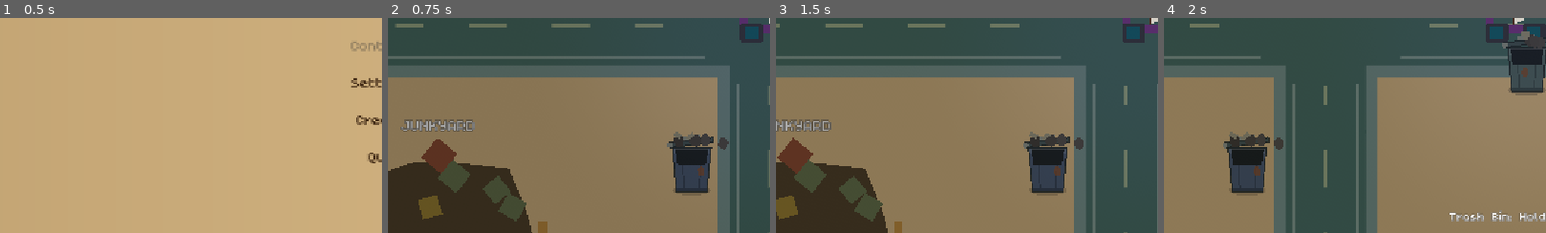
Above: before the commit, frames 1-4 (left to right).
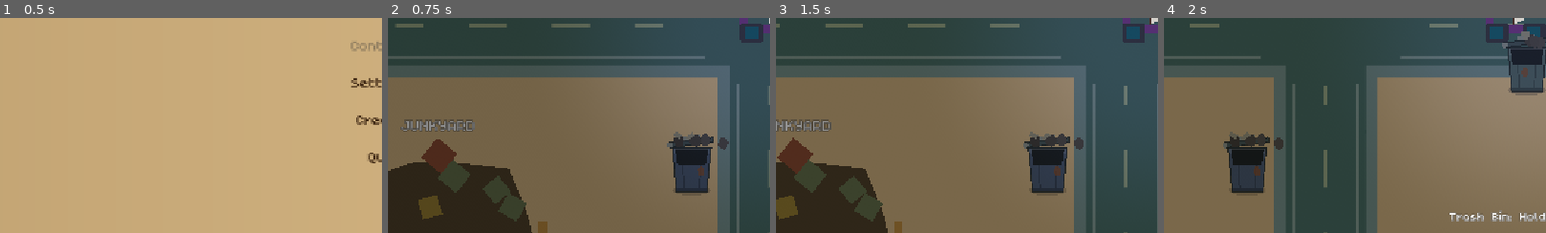
Above: after the commit, the same moments.

Repository: davidkovacwebdev/junkyard-drag-racing
Game: Godot game, scene res://scenes/menu/main_menu.tscn
Two runs of this game, one before a commit and one after it. Both use one fixed random seed, a clock stepped at 60 frames per second and the inputs below.
Inputs (mouse positions are % of the whole screen's width and height, from its top left):
- Up to frame 1 (0.5 s): no input
- Up to frame 2 (0.75 s): click "New Game" at 0.5 s
- Up to frame 3 (1.5 s): tap Enter (ui_accept) at 1.25 s; move the mouse to (72, 45) at 1.27 s; hold Right (ui_right) from 1.28 s (still down); tap K at 1.35 s; click (72, 45) at 1.42 s
- Up to frame 4 (2 s): keep holding Right (ui_right); tap Enter (ui_accept) at 1.52 s
The pictures show only the part of the screen within x 0-50%, y 48-98%; the shares and areas given below are measured in that part.

Frame 1 is identical in both runs. In frame 2, 0.2% of the frame differs, in the area x 4-22%, y 48-53%; in frame 3, less than 0.1%; in frame 4, less than 0.1%.

Commit message:
Drop stale night shader overrides after the new color-grade rewrite
The old overrides (a near-black night_color, max_opacity 0.7) were tuned
for the previous flat-alpha-blend shader. The new screen-texture color
grade multiplies the scene by night_color instead of blending toward it,
so the old value would read as a near-blackout — falls back to the
shader's own tuned defaults instead.

Diff:
--- a/scenes/world/player_car.tscn
+++ b/scenes/world/player_car.tscn
@@ -16,8 +16,6 @@
 [sub_resource type="ShaderMaterial" id="ShaderMaterial_night"]
 shader = ExtResource("5")
 shader_parameter/night_factor = 0.0
-shader_parameter/night_color = Color(0.05, 0.08, 0.28, 1)
-shader_parameter/max_opacity = 0.7
 
 [node name="PlayerCar" type="CharacterBody2D"]
 script = ExtResource("1")
